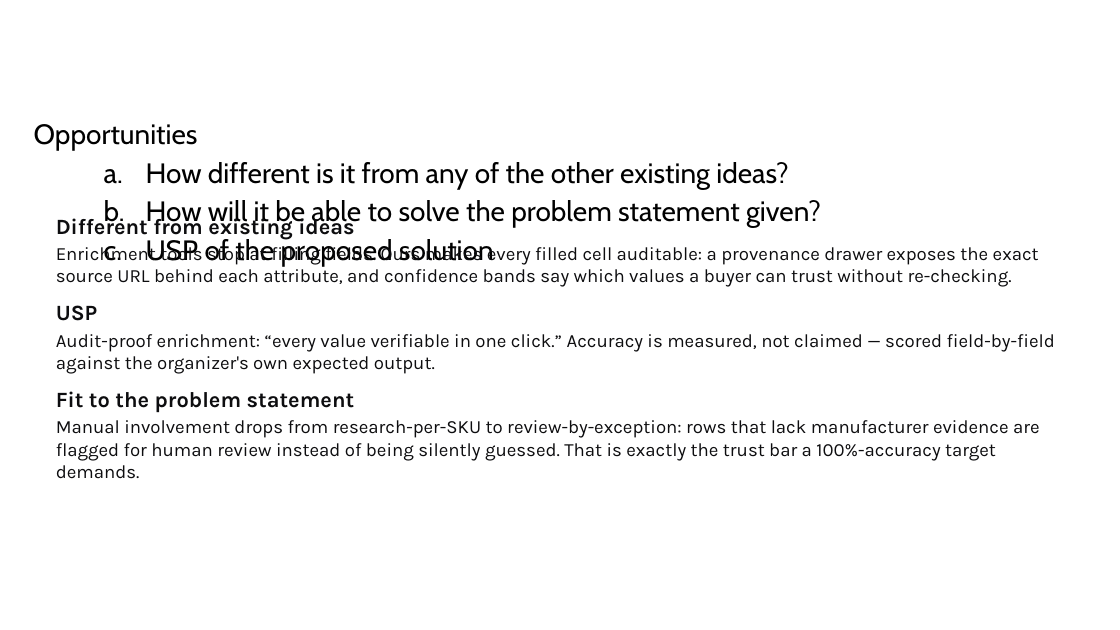
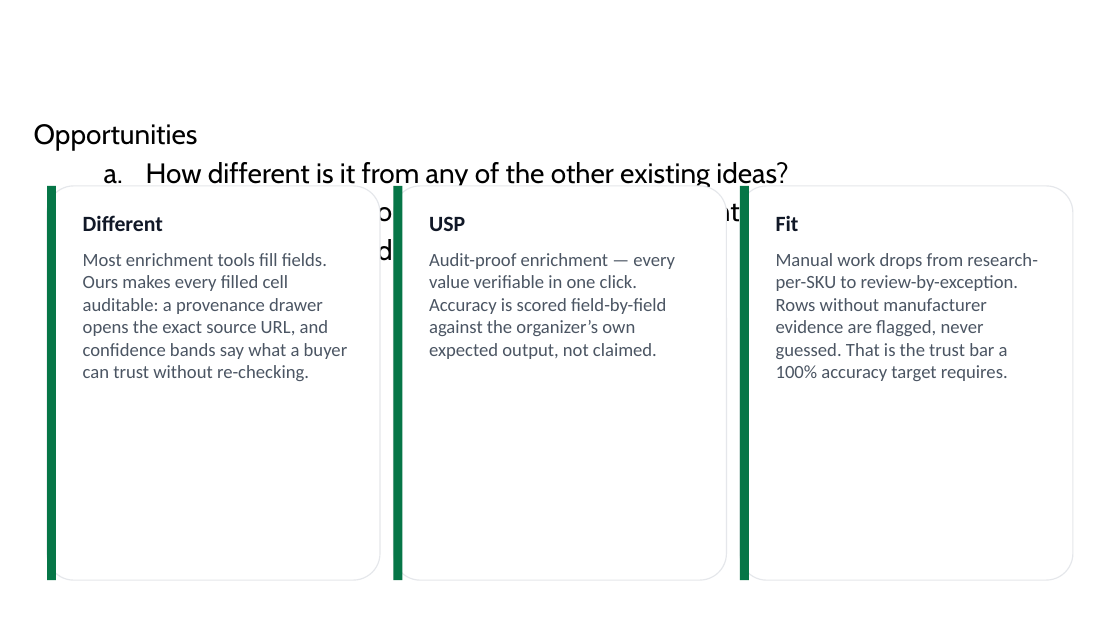
Before and after one commit to shiwani42/unihack-product-enrichment, a slide deck: slide 5 of submission/UniHack_thExplorers_Prototype.pptx. Drawn at 1120x630 pixels with LibreOffice and Linux fonts; fonts in the diff are those of the drawing; background and template pictures are left out. Boxes give left, top, right and bottom in pixels: in the first picture for what was removed or moved away, otherwise in the second. Text is boxed around its words. In the diff, an @@ line names an element or a change of style, - is before the commit and + after.

```diff
--- a/submission/UniHack_thExplorers_Prototype.pptx
+++ b/submission/UniHack_thExplorers_Prototype.pptx
@@ rounded rectangle added at (47, 186, 380, 580), fill #FFFFFF, outline #E5E7EB 0.75 pt @@
@@ rectangle added at (47, 186, 56, 580), fill #067647 @@
@@ rounded rectangle added at (393, 186, 726, 580), fill #FFFFFF, outline #E5E7EB 0.75 pt @@
@@ rectangle added at (393, 186, 402, 580), fill #067647 @@
@@ rounded rectangle added at (740, 186, 1073, 580), fill #FFFFFF, outline #E5E7EB 0.75 pt @@
@@ rectangle added at (740, 186, 749, 580), fill #067647 @@
@@ text removed at (56, 214, 1055, 479) @@
-Different from existing ideas
-Enrichment tools stop at filling fields. Ours makes every filled cell auditable: a provenance drawer exposes the exact source URL behind each attribute, and confidence bands say which values a buyer can trust without re-checking.
-USP
-Audit-proof enrichment: “every value verifiable in one click.” Accuracy is measured, not claimed — scored field-by-field against the organizer's own expected output.
-Fit to the problem statement
-Manual involvement drops from research-per-SKU to review-by-exception: rows that lack manufacturer evidence are flagged for human review instead of being silently guessed. That is exactly the trust bar a 100%-accuracy target demands.
@@ text added at (83, 215, 348, 381), 12 pt, text #4B5563 @@
+Different
+Most enrichment tools fill fields. Ours makes every filled cell auditable: a provenance drawer opens the exact source URL, and confidence bands say what a buyer can trust without re-checking.
@@ text added at (429, 216, 675, 359), 12 pt, text #4B5563 @@
+USP
+Audit-proof enrichment — every value verifiable in one click. Accuracy is scored field-by-field against the organizer’s own expected output, not claimed.
@@ text added at (776, 215, 1038, 381), 12 pt, text #4B5563 @@
+Fit
+Manual work drops from research-per-SKU to review-by-exception. Rows without manufacturer evidence are flagged, never guessed. That is the trust bar a 100% accuracy target requires.
```
Also in this commit, not shown: 12 other slides changed, 2 slides added, 2 slides removed, 43 other files.
